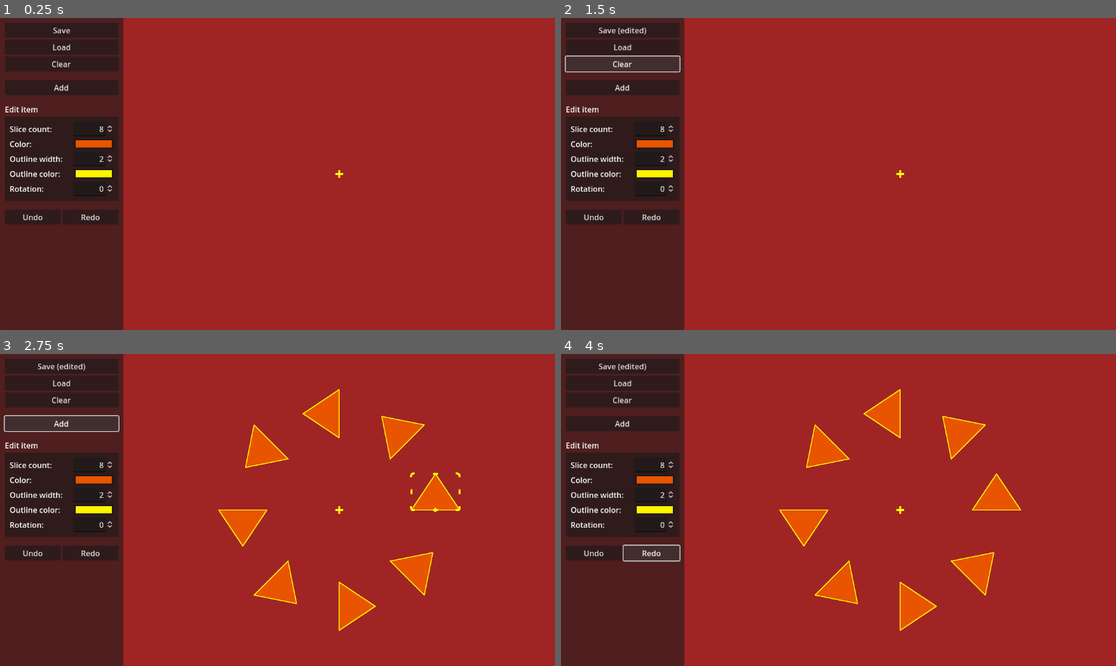
Above: before the commit, frames 1-4 (two rows, left to right).
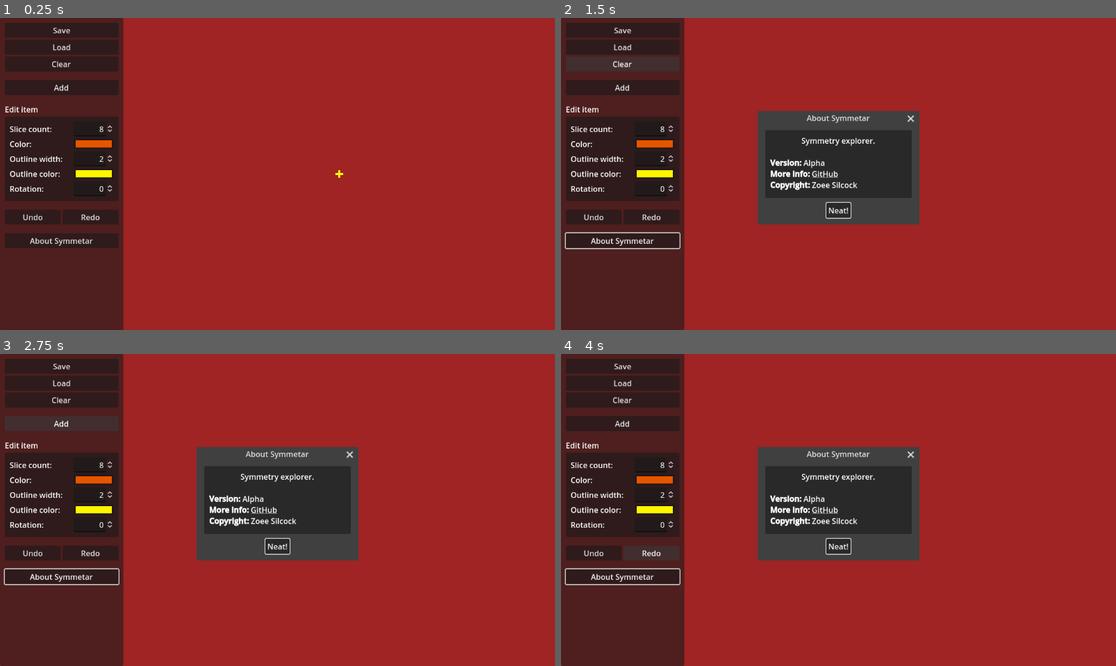
Above: after the commit, the same moments.

Repository: zoeesilcock/symmetar
Game: Godot game, scene res://Main.tscn
Two runs of this game, one before a commit and one after it. Both use one fixed random seed, a clock stepped at 60 frames per second and the inputs below.
Inputs (mouse positions are in pixels of both pictures, inside the frame that each line leads up to):
- Up to frame 1 (0.25 s): no input
- Up to frame 2 (1.5 s): click (622, 239) at 0.5 s, where only the run after the commit has a clickable "About Symmetar"; click "Clear" at 1.25 s
- Up to frame 3 (2.75 s): click "Add" at 2 s
- Up to frame 4 (4 s): click "Undo" at 2.75 s; click "Redo" at 3.5 s

The runs differ from the first frame. In frame 1, 0.9% of the frame differs, in the area x 0-22%, y 69-74%; in frame 2, 12%; in frame 3, 16%, in the area x 0-83%, y 3-89%; in frame 4, 15%.

Commit message:
Add an about dialog

Diff:
--- /dev/null
+++ b/UI/AboutDialog.tscn
@@ -0,0 +1,36 @@
+[gd_scene format=3 uid="uid://dcrg4argct36y"]
+
+[node name="AcceptDialog" type="AcceptDialog"]
+title = "About Symmetar"
+initial_position = 2
+size = Vector2i(320, 198)
+visible = true
+ok_button_text = "Neat!"
+
+[node name="Panel" type="Panel" parent="."]
+offset_left = 8.0
+offset_top = 8.0
+offset_right = 312.0
+offset_bottom = 149.0
+
+[node name="MarginContainer" type="MarginContainer" parent="Panel"]
+layout_mode = 1
+anchors_preset = 15
+anchor_right = 1.0
+anchor_bottom = 1.0
+grow_horizontal = 2
+grow_vertical = 2
+theme_override_constants/margin_left = 10
+theme_override_constants/margin_top = 10
+theme_override_constants/margin_right = 10
+theme_override_constants/margin_bottom = 10
+
+[node name="RichTextLabel" type="RichTextLabel" parent="Panel/MarginContainer"]
+layout_mode = 2
+bbcode_enabled = true
+text = "[center]Symmetry explorer.[/center]
+
+[b]Version:[/b] Alpha
+[b]More info:[/b] [url=https://github.com/zoeesilcock/symmetar]GitHub[/url]
+[b]Copyright:[/b] Zoee Silcock"
+fit_content = true
--- a/UI/UI.gd
+++ b/UI/UI.gd
@@ -11,6 +11,7 @@
 @export var slice_outline_width_input : SpinBox
 @export var slice_outline_color_input : ColorPickerButton
 @export var slice_rotation_input : SpinBox
+@export var about_dialog : AcceptDialog
 
 var slice_color_picker_popup : PopupPanel
 var outline_color_picker_popup : PopupPanel
@@ -188,3 +189,6 @@
 
 func _on_redo_button_pressed() -> void:
 	world.undo_manager.redo()
+
+func _on_about_button_pressed() -> void:
+	about_dialog.show()
--- a/UI/UI.tscn
+++ b/UI/UI.tscn
@@ -1,12 +1,13 @@
-[gd_scene load_steps=5 format=3 uid="uid://cn6aov1t3u3y2"]
+[gd_scene load_steps=6 format=3 uid="uid://cn6aov1t3u3y2"]
 
 [ext_resource type="Script" path="res://UI/UI.gd" id="1_nhcn2"]
 [ext_resource type="Theme" uid="uid://hgjigpeoaius" path="res://UI/UITheme.tres" id="2_dusos"]
 [ext_resource type="Resource" uid="uid://chkr4prm0pu47" path="res://UI/UIState.tres" id="2_ot8s7"]
+[ext_resource type="PackedScene" uid="uid://dcrg4argct36y" path="res://UI/AboutDialog.tscn" id="4_dj2o0"]
 
 [sub_resource type="Theme" id="Theme_uuqi3"]
 
-[node name="UI" type="CanvasLayer" node_paths=PackedStringArray("save_button", "file_dialog", "slice_count_input", "slice_color_input", "slice_outline_width_input", "slice_outline_color_input", "slice_rotation_input")]
+[node name="UI" type="CanvasLayer" node_paths=PackedStringArray("save_button", "file_dialog", "slice_count_input", "slice_color_input", "slice_outline_width_input", "slice_outline_color_input", "slice_rotation_input", "about_dialog")]
 script = ExtResource("1_nhcn2")
 ui_state = ExtResource("2_ot8s7")
 save_button = NodePath("Root/Panel/MarginContainer/VBoxContainer/SaveButton")
@@ -16,6 +17,7 @@
 slice_outline_width_input = NodePath("Root/Panel/MarginContainer/VBoxContainer/EditContainer/MarginContainer/GridContainer/OutlineWidthInput")
 slice_outline_color_input = NodePath("Root/Panel/MarginContainer/VBoxContainer/EditContainer/MarginContainer/GridContainer/OutlineColorPickerButton")
 slice_rotation_input = NodePath("Root/Panel/MarginContainer/VBoxContainer/EditContainer/MarginContainer/GridContainer/RotationInput")
+about_dialog = NodePath("Root/AboutDialog")
 
 [node name="Root" type="Control" parent="."]
 layout_mode = 3
@@ -157,10 +159,21 @@
 text = "Redo
 "
 
+[node name="Space4" type="Control" parent="Root/Panel/MarginContainer/VBoxContainer"]
+custom_minimum_size = Vector2(0, 10)
+layout_mode = 2
+
+[node name="AboutButton" type="Button" parent="Root/Panel/MarginContainer/VBoxContainer"]
+layout_mode = 2
+text = "About Symmetar"
+
 [node name="FileDialog" type="FileDialog" parent="Root"]
 position = Vector2i(300, 75)
 size = Vector2i(800, 520)
 access = 2
+
+[node name="AboutDialog" parent="Root" instance=ExtResource("4_dj2o0")]
+visible = false
 
 [connection signal="pressed" from="Root/Panel/MarginContainer/VBoxContainer/SaveButton" to="." method="_on_save_button_pressed"]
 [connection signal="pressed" from="Root/Panel/MarginContainer/VBoxContainer/LoadButton" to="." method="_on_load_button_pressed"]
@@ -171,4 +184,5 @@
 [connection signal="value_changed" from="Root/Panel/MarginContainer/VBoxContainer/EditContainer/MarginContainer/GridContainer/RotationInput" to="." method="_on_slice_rotation_changed"]
 [connection signal="pressed" from="Root/Panel/MarginContainer/VBoxContainer/UndoContainer/UndoButton" to="." method="_on_undo_button_pressed"]
 [connection signal="pressed" from="Root/Panel/MarginContainer/VBoxContainer/UndoContainer/RedoButton" to="." method="_on_redo_button_pressed"]
+[connection signal="pressed" from="Root/Panel/MarginContainer/VBoxContainer/AboutButton" to="." method="_on_about_button_pressed"]
 [connection signal="file_selected" from="Root/FileDialog" to="." method="_on_file_selected"]
